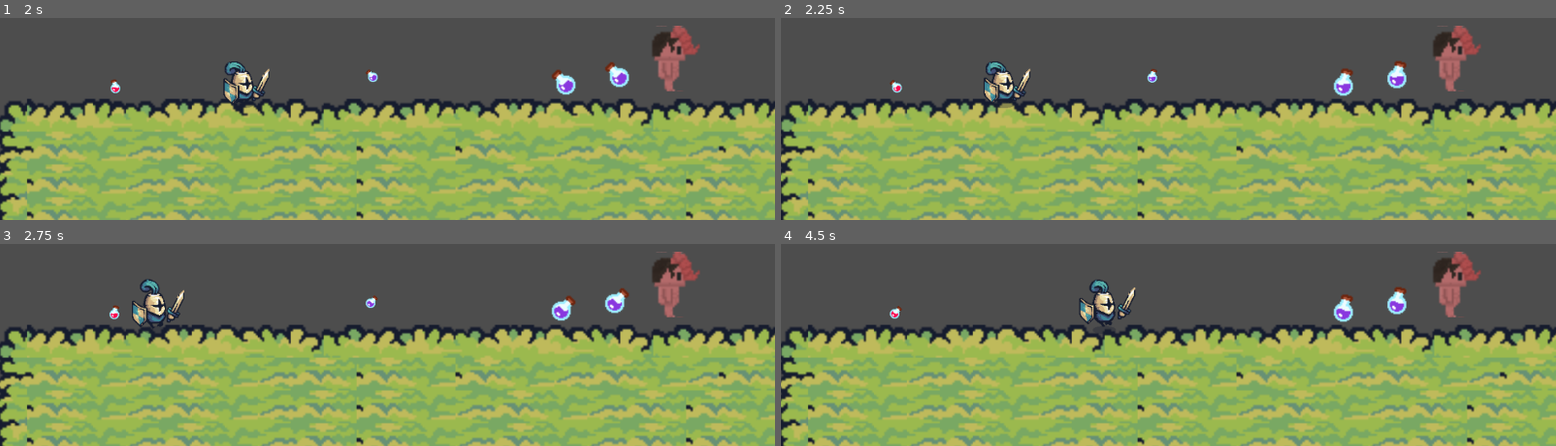
Above: before the commit, frames 1-4 (two rows, left to right).
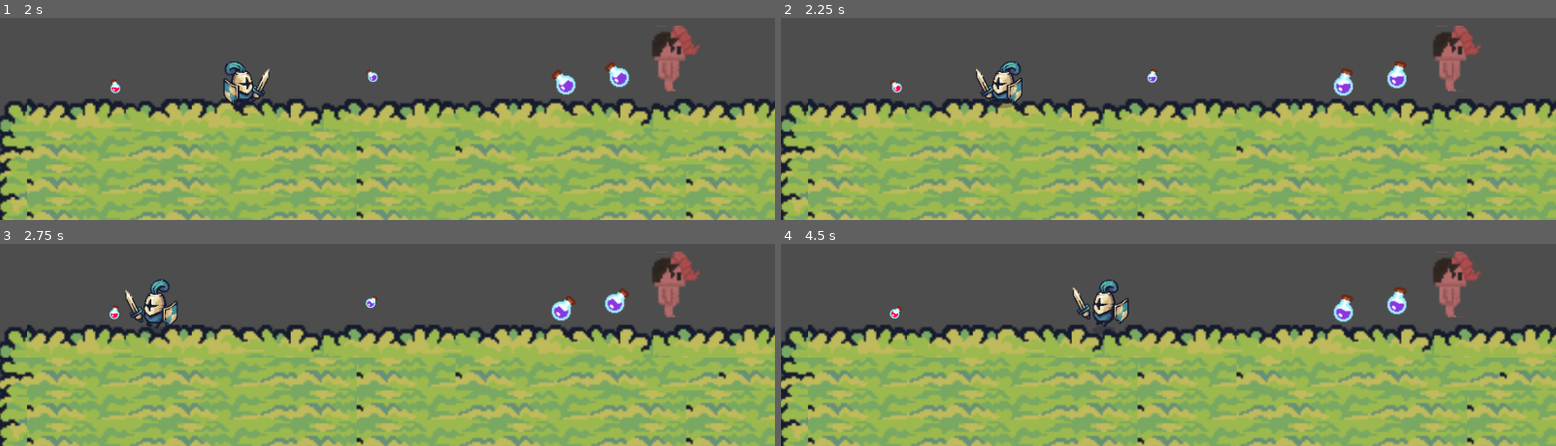
Above: after the commit, the same moments.

Repository: ryankelley8/Video-Game-Design-2D-Game-Ryan-Will-Kennie
Game: Godot game, scene res://Scenes/Main.tscn
Same seed, same stepped clock (60 frames per second), same inputs: the game is played once before the commit and once after it.
Inputs:
- Up to frame 1 (2 s): tap Enter (ui_accept) at 0.5 s; hold D (Run right) from 0.53 s (still down); tap W (Jump) at 0.77, 1.52 s
- Up to frame 2 (2.25 s): release D (Run right) at 2.03 s; hold A (Run left) from 2.03 s (still down)
- Up to frame 3 (2.75 s): keep holding A (Run left)
- Up to frame 4 (4.5 s): release A (Run left) at 2.78 s; hold D (Run right) 2.78-4.28 s; tap W (Jump) at 3.02, 3.77 s; hold A (Run left) from 4.28 s (still down)

Frame 1 is identical in both runs. In frame 2, 0.9% of the frame differs, in the area x 25-33%, y 21-43%; in frame 3, 0.9%, in the area x 16-24%, y 17-42%; in frame 4, 0.9%.

Commit message:
Fix .flip_h for Player

Diff:
--- a/Vidgame Design - 2D Game/Scenes/Main.tscn
+++ b/Vidgame Design - 2D Game/Scenes/Main.tscn
@@ -4,7 +4,7 @@
 [ext_resource type="PackedScene" uid="uid://dkqvwh031it41" path="res://Scenes/Player(Will).tscn" id="2_15642"]
 [ext_resource type="PackedScene" uid="uid://cu67wrudspsdt" path="res://Scenes/Enemy/enemy.tscn" id="3_atd7d"]
 [ext_resource type="PackedScene" uid="uid://dpg5qt6xm6tb4" path="res://Scenes/Enemy/enemy 2.tscn" id="4_ju0o5"]
-[ext_resource type="PackedScene" uid="uid://dhu85pf6rn4dl" path="res://Scenes/Purple Potion Bottle.tscn" id="6_3xvau"]
+[ext_resource type="PackedScene" uid="uid://dhu85pf6rn4dl" path="res://Scenes/Powerups/Money Bag Power-Up.tscn" id="6_3xvau"]
 [ext_resource type="PackedScene" uid="uid://bt8ns1xfnj6d3" path="res://RedPotionPU.tscn" id="6_ej1hc"]
 
 [node name="Gameplay" type="Node2D"]
@@ -19,7 +19,6 @@
 
 [node name="Marker2D" type="Marker2D" parent="Player"]
 position = Vector2(578, -107)
-scale = Vector2(1, 1)
 
 [node name="Camera2D" type="Camera2D" parent="Player/Marker2D"]
 zoom = Vector2(0.25, 0.25)
--- a/Vidgame Design - 2D Game/Script/Will's Script/Player.gd
+++ b/Vidgame Design - 2D Game/Script/Will's Script/Player.gd
@@ -24,9 +24,11 @@
 		if Input.is_action_pressed("Run right"):
 			velocity.x = 800
 			$Player2.play ("Run")
+			$Player2.flip_h = false
 		elif Input.is_action_pressed("Run left"):
 			velocity.x = -800
 			$Player2.play ("Run")
+			$Player2.flip_h = true
 		else:
 			$Player2.play("Idle")
 			velocity.x = 0
